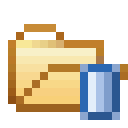
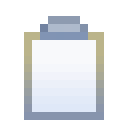
Layers edited between the first and the second w=128, h=128 image:
showed "task bug", painted on it over bbox(24, 16, 104, 120)
hid "repository query" over bbox(80, 64, 120, 120)
hid "category" over bbox(8, 24, 128, 112)
